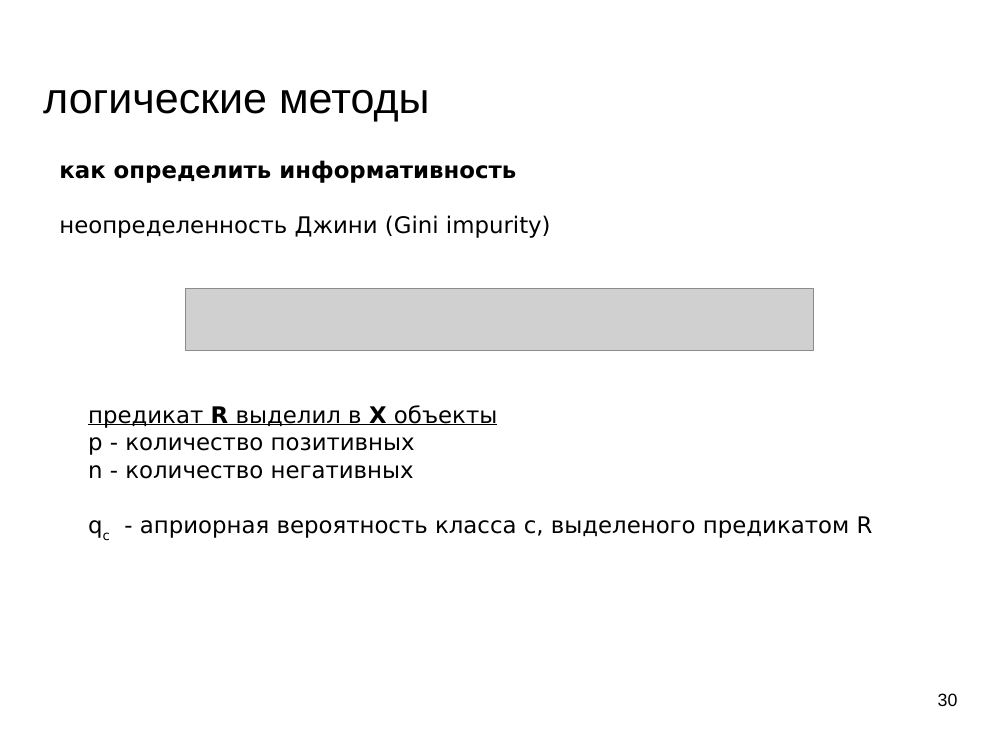
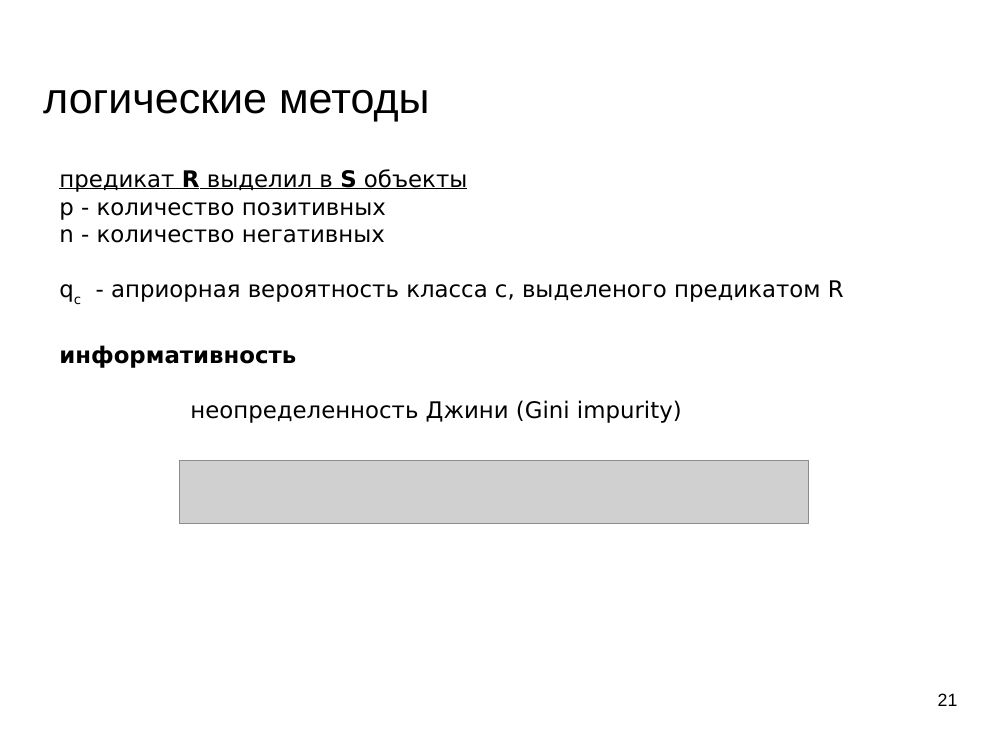
Before and after one commit to mechanoid5/ml_lectorium_legacy, a slide deck: slide 21 of 06-logical.odp (slide 30 before the commit). Drawn at 1008x756 pixels with LibreOffice and Linux fonts; fonts in the diff are those of the drawing; grey boxes stand for pictures; background and template pictures are left out. Boxes give left, top, right and bottom in pixels: in the first picture for what was removed or moved away, otherwise in the second. Text is boxed around its words. In the diff, an @@ line names an element or a change of style, - is before the commit and + after.

```diff
--- a/06-logical.odp
+++ b/06-logical.odp
@@ text "предикат R выделил в S ...": place and size @@
-text "предикат R выделил в S ..." at [88,405,873,538]
+text "предикат R выделил в S ..." at [59,169,844,302]
@@ text at [59,169,467,192]: text changed @@
-предикат R выделил в X объекты
+предикат R выделил в S объекты
@@ text "информативность": place and size @@
-text "информативность" at [59,160,551,238]
+text "информативность" at [59,345,682,423]
@@ text at [59,345,296,368]: text changed @@
-как определить информативность
+информативность
@@ text at [190,400,682,423]: alignment left to right @@
@@ picture: place and size @@
-picture at [186,288,814,350]
+picture at [180,461,809,523]
@@ page number at [938,693,958,706]: text changed @@
-30
+21
```
Also in this commit, not shown: 19 other slides changed, 1 slide added, 12 slides removed, 1 other file.
